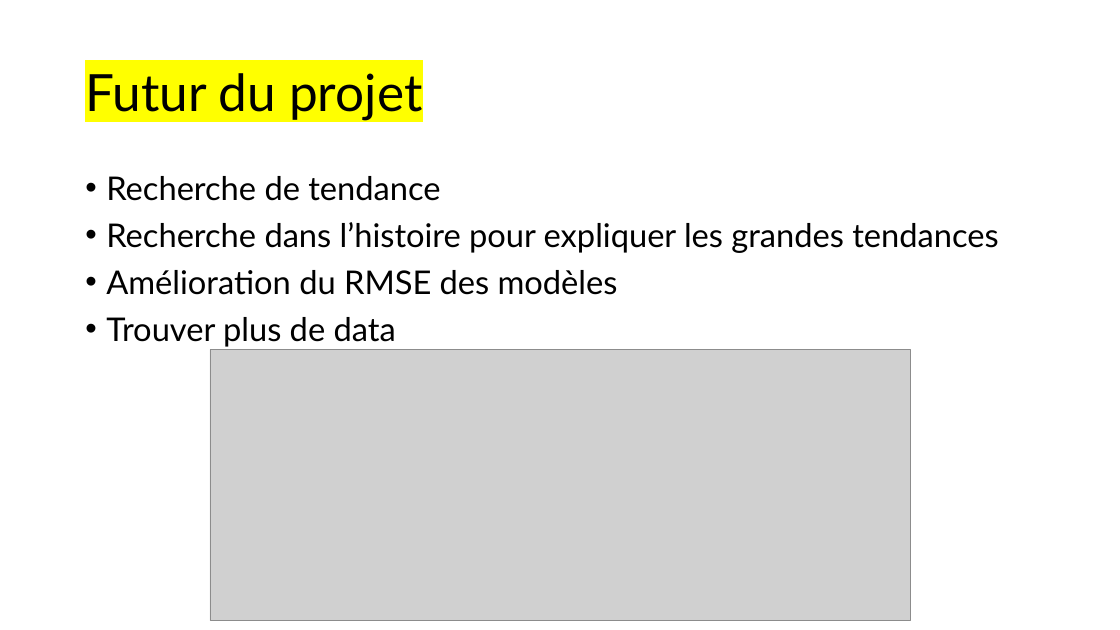
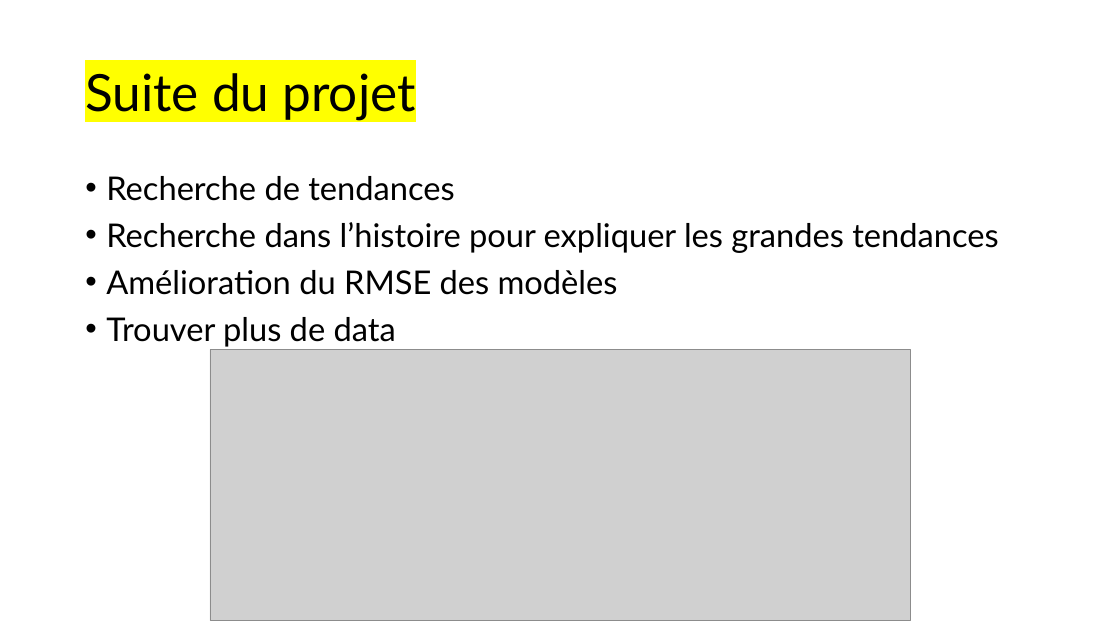
Before and after one commit to maxime-sfn/paleoclimat, a slide deck: slide 25 of PALEOCLIMATOLOGIE_presentation_DU_PROEJET.pptx. Drawn at 1120x630 pixels with LibreOffice and Linux fonts; fonts in the diff are those of the drawing; grey boxes stand for pictures. Boxes give left, top, right and bottom in pixels: in the first picture for what was removed or moved away, otherwise in the second. Text is boxed around its words. In the diff, an @@ line names an element or a change of style, - is before the commit and + after.

```diff
--- a/PALEOCLIMATOLOGIE_presentation_DU_PROEJET.pptx
+++ b/PALEOCLIMATOLOGIE_presentation_DU_PROEJET.pptx
@@ title at (85, 73, 416, 120): text changed @@
-Futur du projet
+Suite du projet
@@ text at (106, 176, 454, 201): text changed @@
-• Recherche de tendance
+• Recherche de tendances
```
Also in this commit, not shown: 17 other slides changed.
